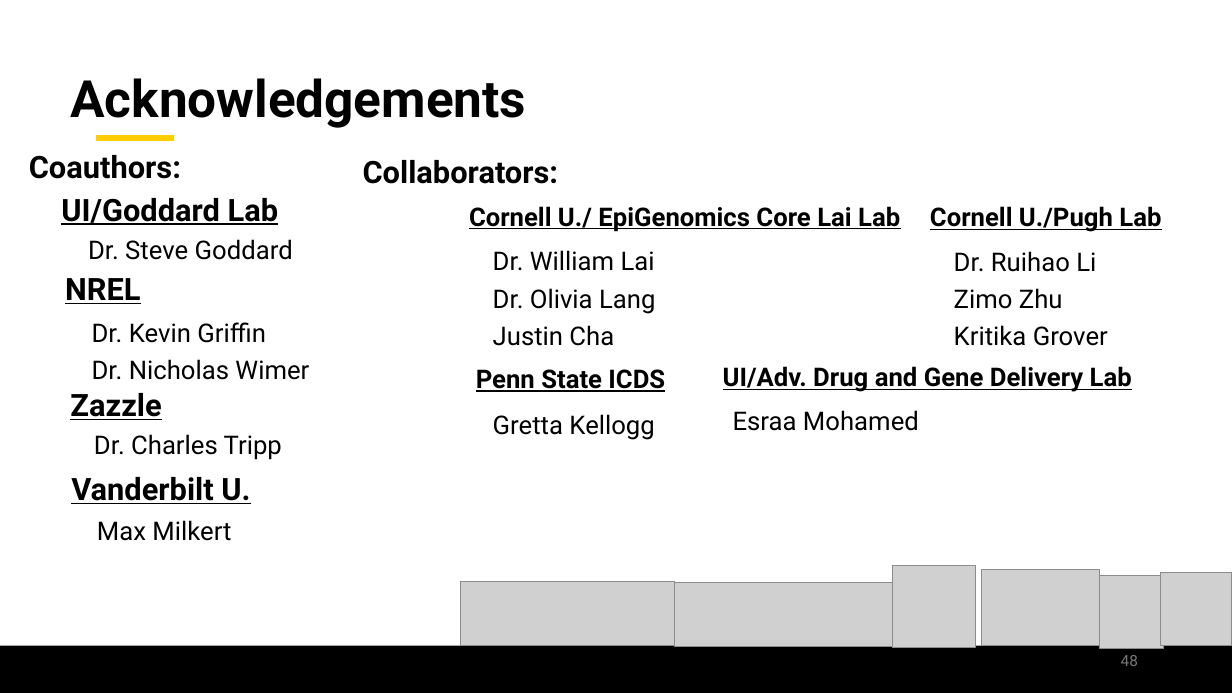
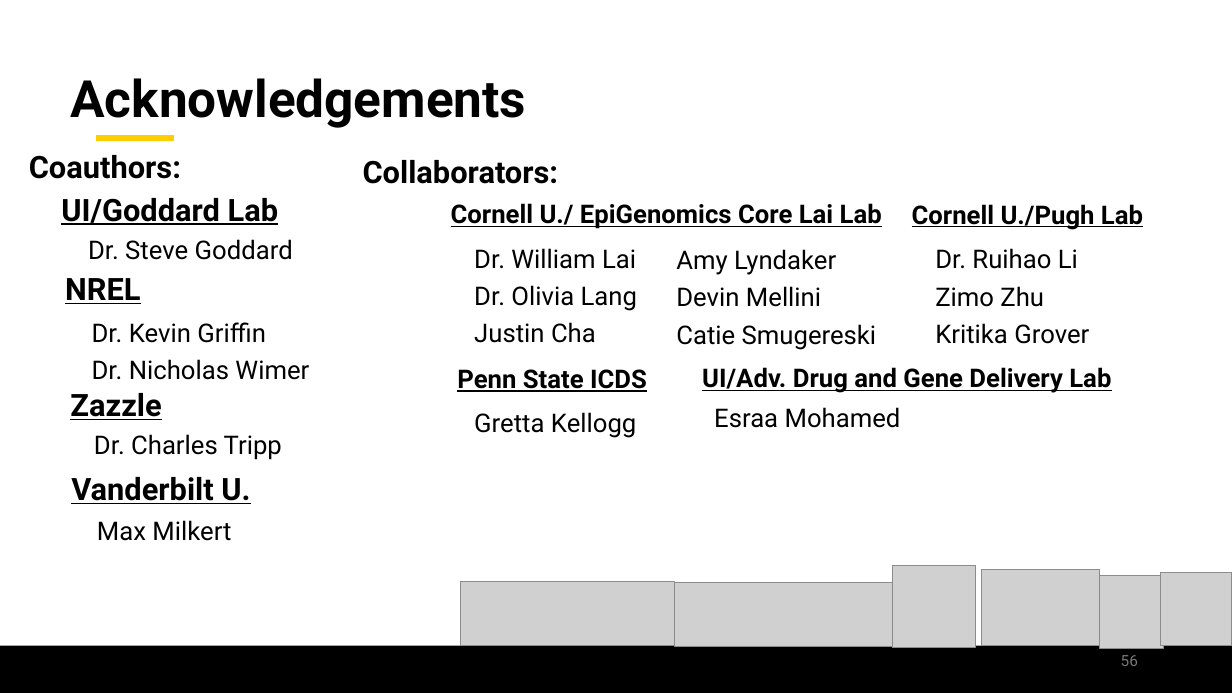
Before and after one commit to jamilgafur/Presentation, a slide deck: slide 56 of Presentation.pptx (slide 48 before the commit). Drawn at 1232x693 pixels with LibreOffice and Linux fonts; fonts in the diff are those of the drawing; grey boxes stand for pictures; background and template pictures are left out. Boxes give left, top, right and bottom in pixels: in the first picture for what was removed or moved away, otherwise in the second. Text is boxed around its words. In the diff, an @@ line names an element or a change of style, - is before the commit and + after.

```diff
--- a/Presentation.pptx
+++ b/Presentation.pptx
@@ text "Cornell U./ EpiGenomics Core Lai ...": place and size @@
-text "Cornell U./ EpiGenomics Core Lai ..." at <box>469,206,900,232</box>
+text "Cornell U./ EpiGenomics Core Lai ..." at <box>451,203,882,229</box>
@@ text "Cornell U./Pugh Lab": place and size @@
-text "Cornell U./Pugh Lab" at <box>930,206,1161,232</box>
+text "Cornell U./Pugh Lab" at <box>912,204,1143,230</box>
@@ text "Dr. William Lai": place and size @@
-text "Dr. William Lai" at <box>493,250,655,346</box>
+text "Dr. William Lai" at <box>474,248,637,343</box>
@@ text added at <box>676,249,877,350</box>, 20 pt, text #000000 @@
+  Amy Lyndaker
+  Devin Mellini
+  Catie Smugereski
@@ text "Dr. Ruihao Li": place and size @@
-text "Dr. Ruihao Li" at <box>954,251,1108,346</box>
+text "Dr. Ruihao Li" at <box>935,248,1089,344</box>
@@ text "Penn State ICDS": place and size @@
-text "Penn State ICDS" at <box>476,369,665,392</box>
+text "Penn State ICDS" at <box>457,369,647,392</box>
@@ text "UI/Adv. Drug and Gene Delivery ...": place and size @@
-text "UI/Adv. Drug and Gene Delivery ..." at <box>723,366,1132,392</box>
+text "UI/Adv. Drug and Gene Delivery ..." at <box>702,367,1111,393</box>
@@ text "Gretta Kellogg": place and size @@
-text "Gretta Kellogg" at <box>493,414,654,440</box>
+text "Gretta Kellogg" at <box>474,412,636,438</box>
@@ text "Esraa Mohamed": place and size @@
-text "Esraa Mohamed" at <box>733,410,919,431</box>
+text "Esraa Mohamed" at <box>714,407,901,428</box>
@@ page number at <box>1121,655,1138,666</box>: text changed @@
-48
+56
```
Also in this commit, not shown: 8 other slides changed, 11 slides added, 3 slides removed.
